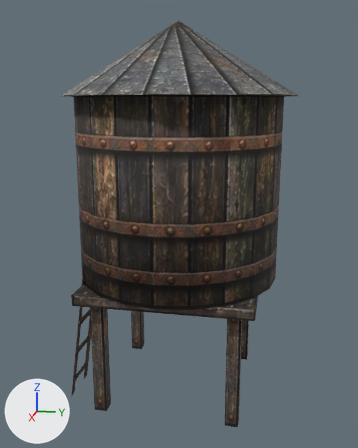
One commit to the glTF model examples/water_tower/export/water_tower.glb: the scene before it, then after it.
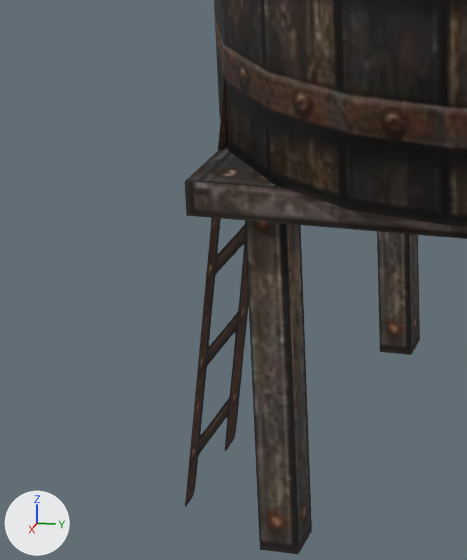
Old and new are each drawn whole from a 50 mm camera at (4.62, 0.93, 2.85) aimed at (0.02, 0.01, 1.7) and again close up on the part from 4% to 44% of the width and 53% to 92% of the height. Arrows for +X, +Y and +Z are at lower left; the lights stay in place. The first two pictures are the older version. Vertices at exactly the same position are counted once.

The first close-up shows 'GEO-water_tower'.
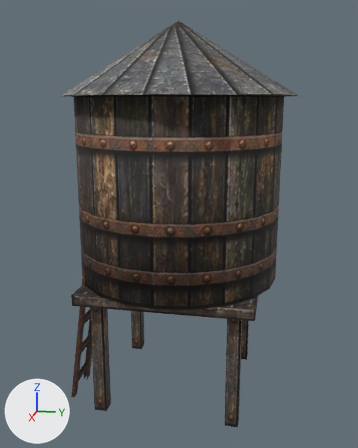
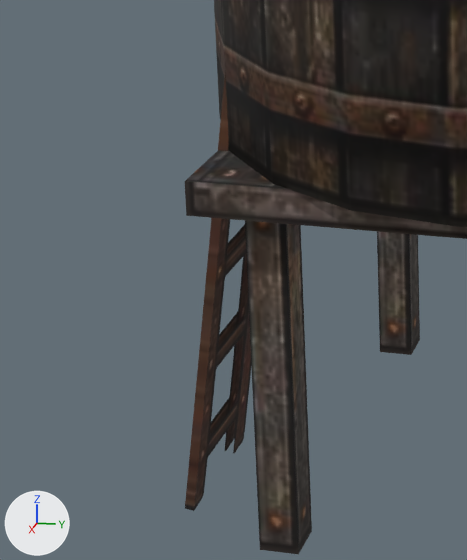
Diff of the bpy script that builds the scene:
```diff
--- a/examples/water_tower/export/water_tower.glb.py
+++ b/examples/water_tower/export/water_tower.glb.py
@@ me_geo_water_tower @@
 # used by ob_geo_water_tower; location = (0.0, 0.0, 0.0)
-me_geo_water_tower.from_pydata(...)  # 105 vertices, 142 faces; spans x -1.08..1.08, y -1.08..1.08, z 0.0..3.55
+me_geo_water_tower.from_pydata(...)  # 109 vertices, 152 faces; spans x -1.08..1.08, y -1.08..1.08, z 0.0..3.55
+# me_geo_water_tower part 1
+# 4 vertices are added at (0.14, -0.59, 2.47), (0.56, -0.59, 2.47), (0.56, -0.94, 0.0), (0.14, -0.94, 0.0)
+# 10 new faces join them
 me_geo_water_tower.materials.append(mat_mat_water_tower)
```

Boxes (x1, y1, x2, y2) around the edits, measured in the close-ups (467 x 560 px):
part 1 of me_geo_water_tower, added (brown)
    after: (185, 75, 251, 511)
